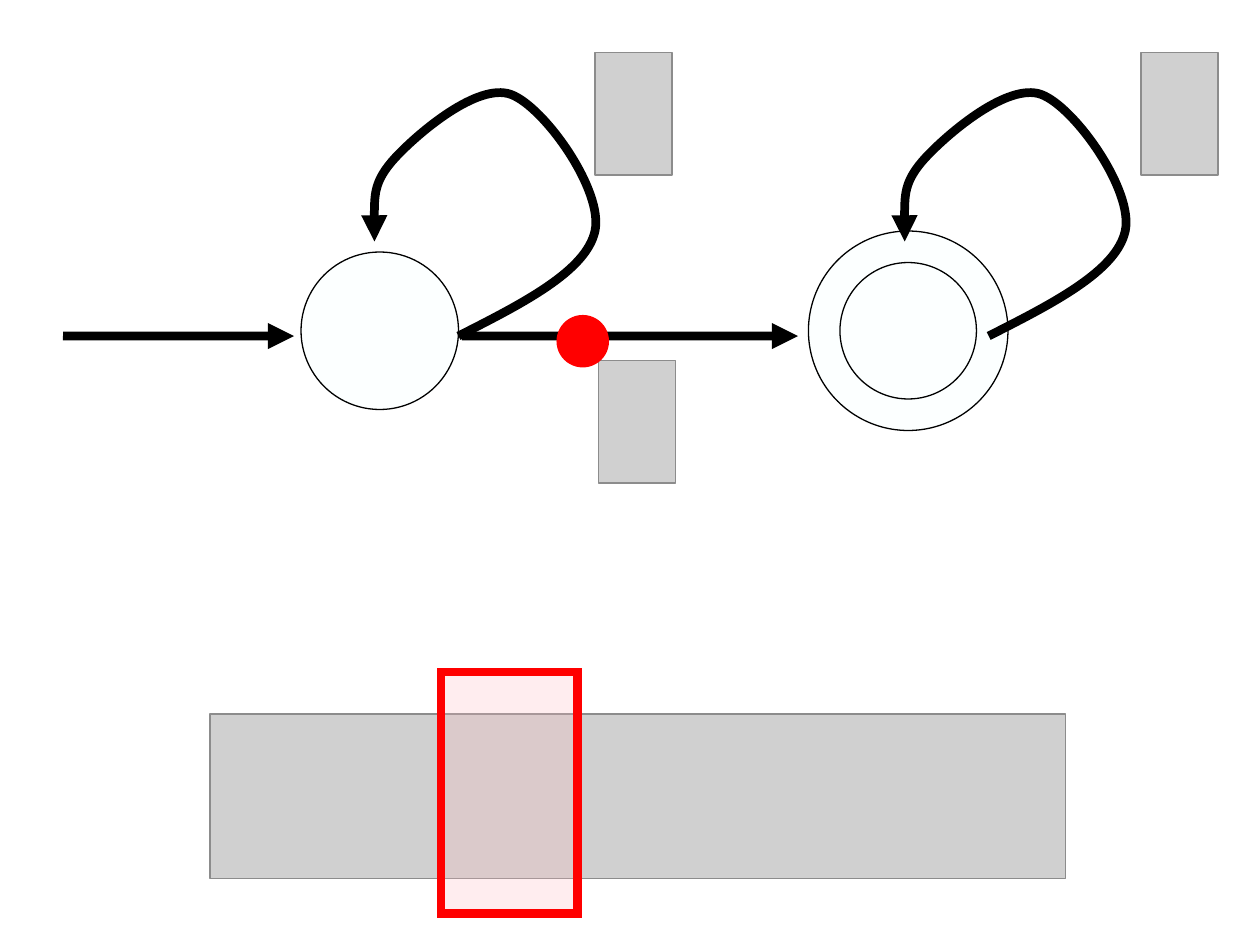
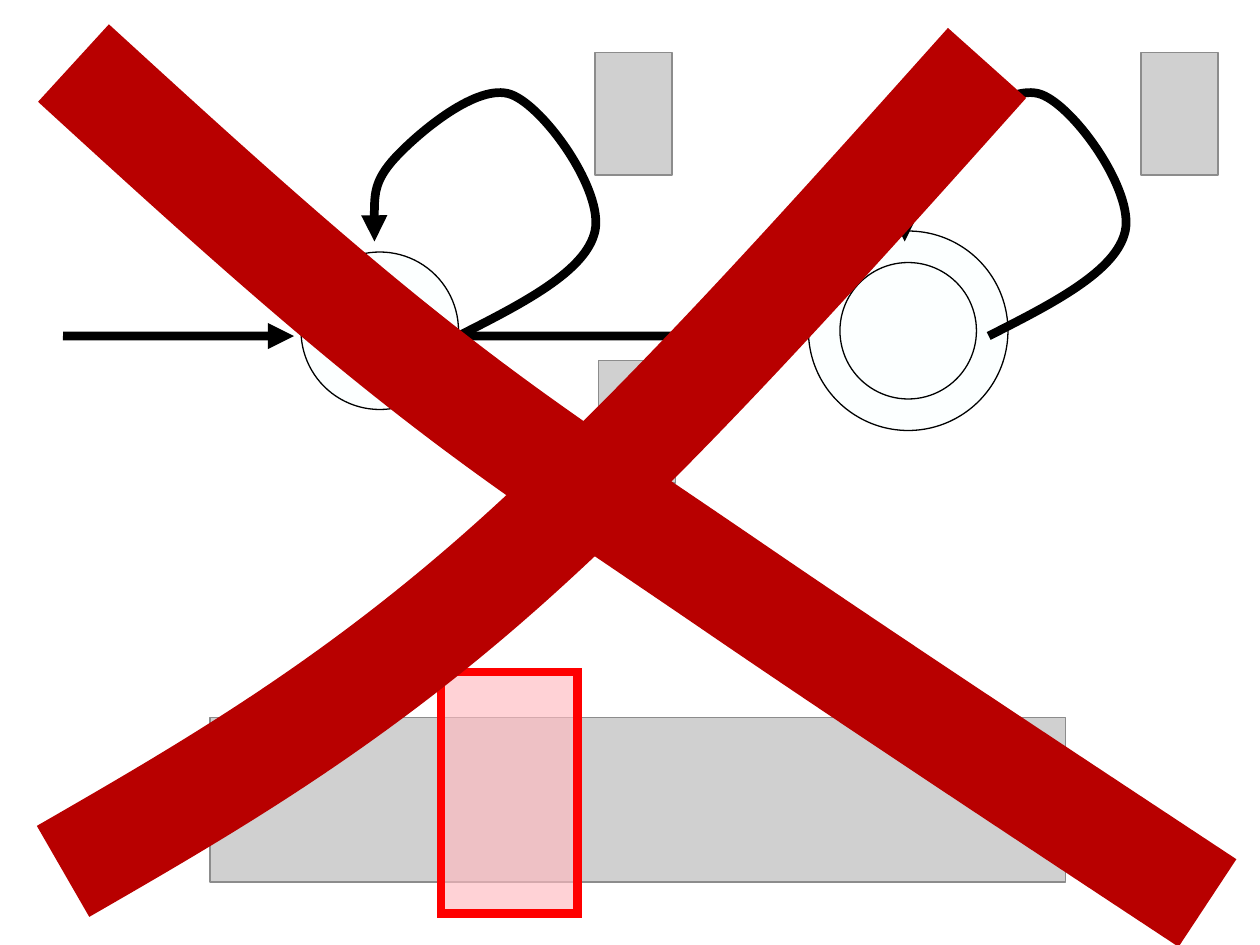
Before and after one commit to gcross/QC-Talks, a slide deck: slide 47 of GeneralExam/WeaponsOfMassSimulation.odp (slide 40 before the commit). Drawn at 1260x945 pixels with LibreOffice and Linux fonts; fonts in the diff are those of the drawing; grey boxes stand for pictures; background and template pictures are left out. Boxes give left, top, right and bottom in pixels: in the first picture for what was removed or moved away, otherwise in the second. Text is boxed around its words. In the diff, an @@ line names an element or a change of style, - is before the commit and + after.

```diff
--- a/GeneralExam/WeaponsOfMassSimulation.odp
+++ b/GeneralExam/WeaponsOfMassSimulation.odp
@@ freeform shape added at (63,63,987,872), outline #B80000 60.01 pt @@
@@ freeform shape added at (73,63,1207,903), outline #B80000 60.01 pt @@
@@ ellipse removed at (557,315,610,368) @@
@@ rectangle at (441,672,577,914): fill #FFBAC0 at 25% opacity to #FFBAC0 at 64% opacity @@
```
Also in this commit, not shown: 19 other slides changed, 4 slides added, 101 slides removed.
